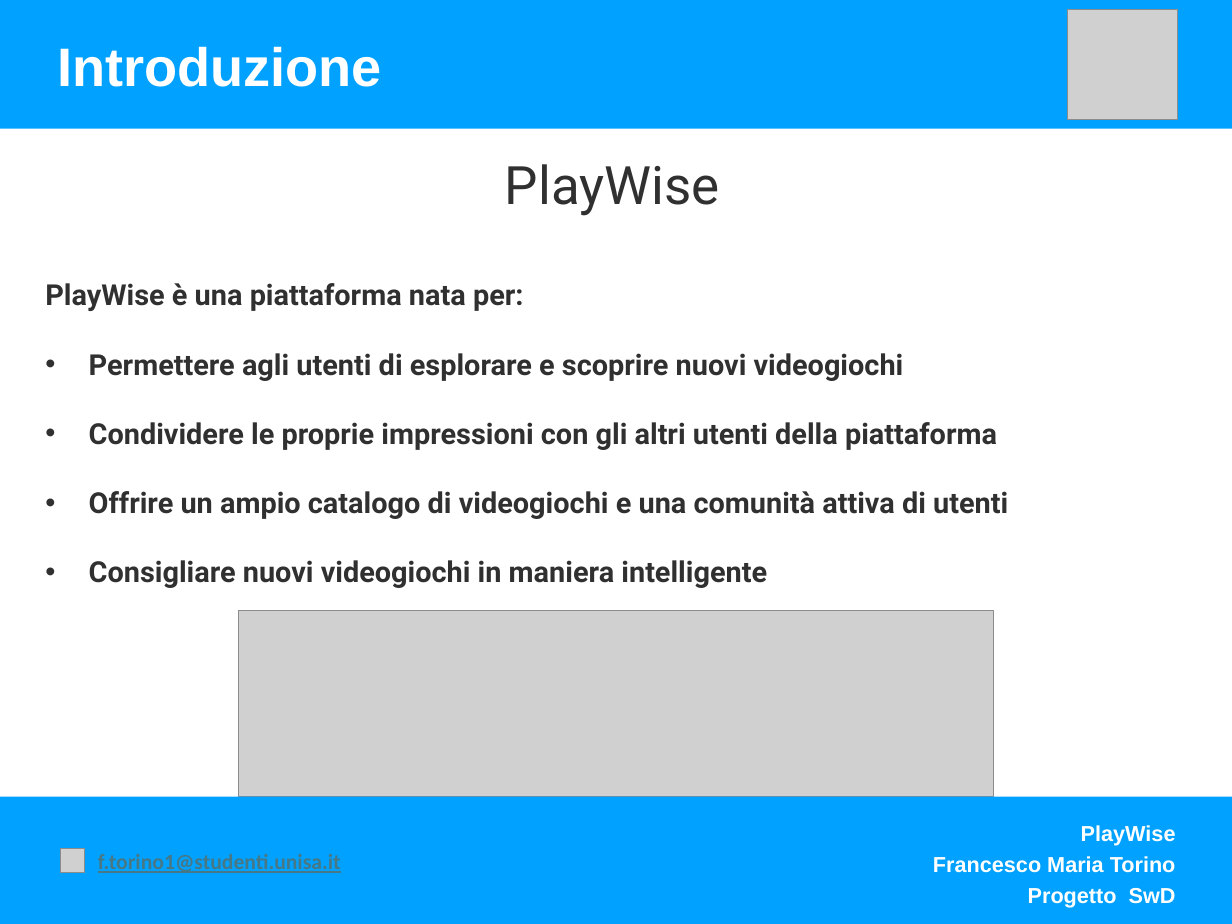
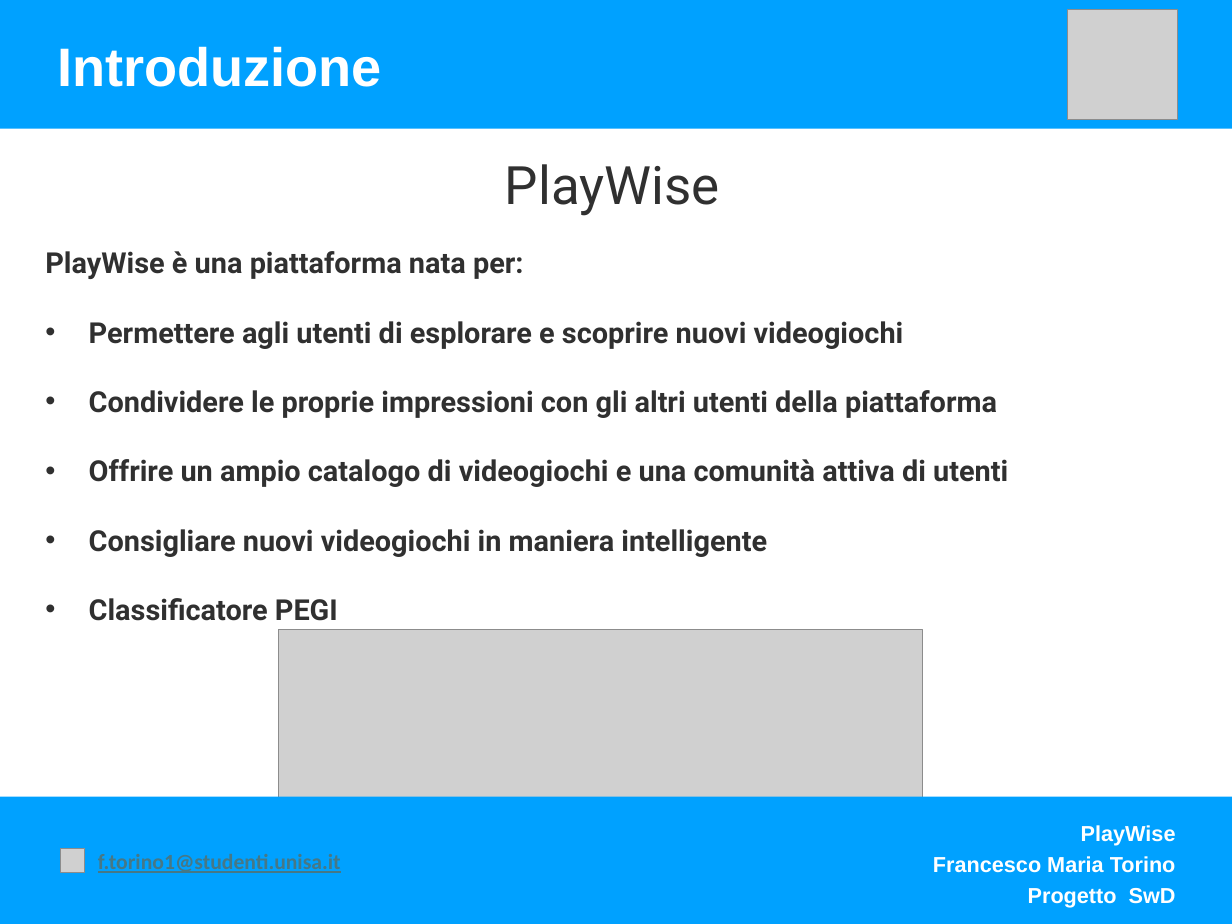
Before and after one commit to FrancescoTorino1999/PlayWiseDependability, a slide deck: slide 2 of Presentazione/Presentazione Playwise SwD.pptx. Drawn at 1232x924 pixels with LibreOffice and Linux fonts; fonts in the diff are those of the drawing; grey boxes stand for pictures. Boxes give left, top, right and bottom in pixels: in the first picture for what was removed or moved away, otherwise in the second. Text is boxed around its words. In the diff, an @@ line names an element or a change of style, - is before the commit and + after.

```diff
--- a/Presentazione/Presentazione Playwise SwD.pptx
+++ b/Presentazione/Presentazione Playwise SwD.pptx
@@ text "PlayWise è una piattaforma nata ..." moved from (x1=45, y1=283, x2=1008, y2=588) to (x1=45, y1=251, x2=1008, y2=621) @@
@@ text at (x1=89, y1=598, x2=338, y2=621): paragraph added @@
+• Classificatore PEGI
@@ picture resized from (x1=238, y1=611, x2=994, y2=797) to (x1=279, y1=630, x2=923, y2=799) @@
```
Also in this commit, not shown: 1 other slide changed, 10 other files.
